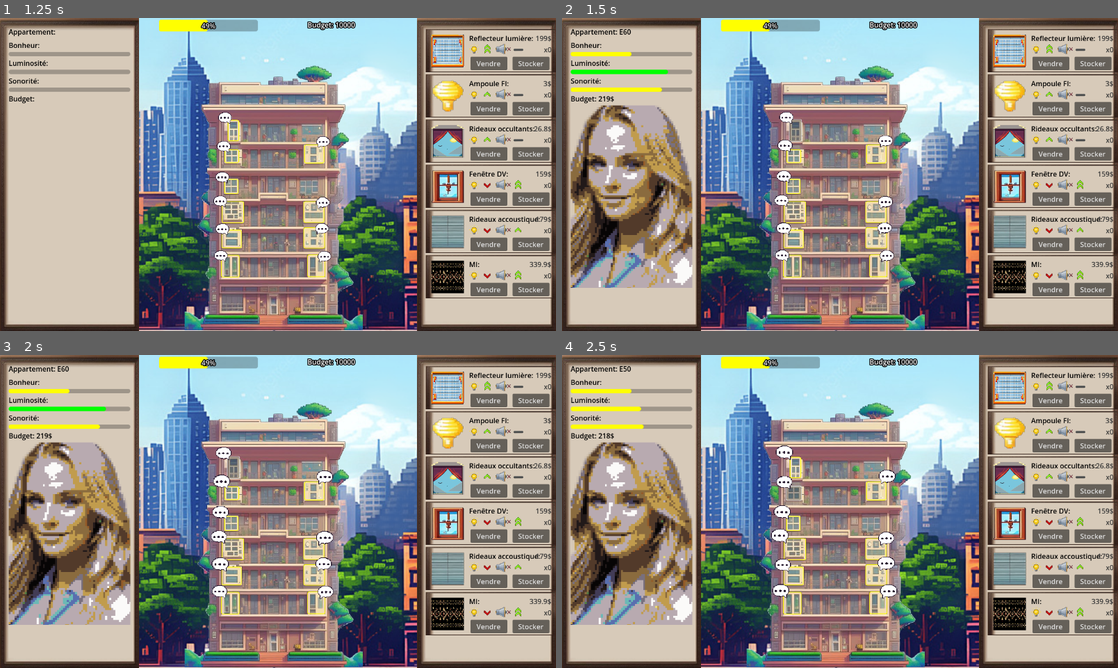
Above: before the commit, frames 1-4 (two rows, left to right).
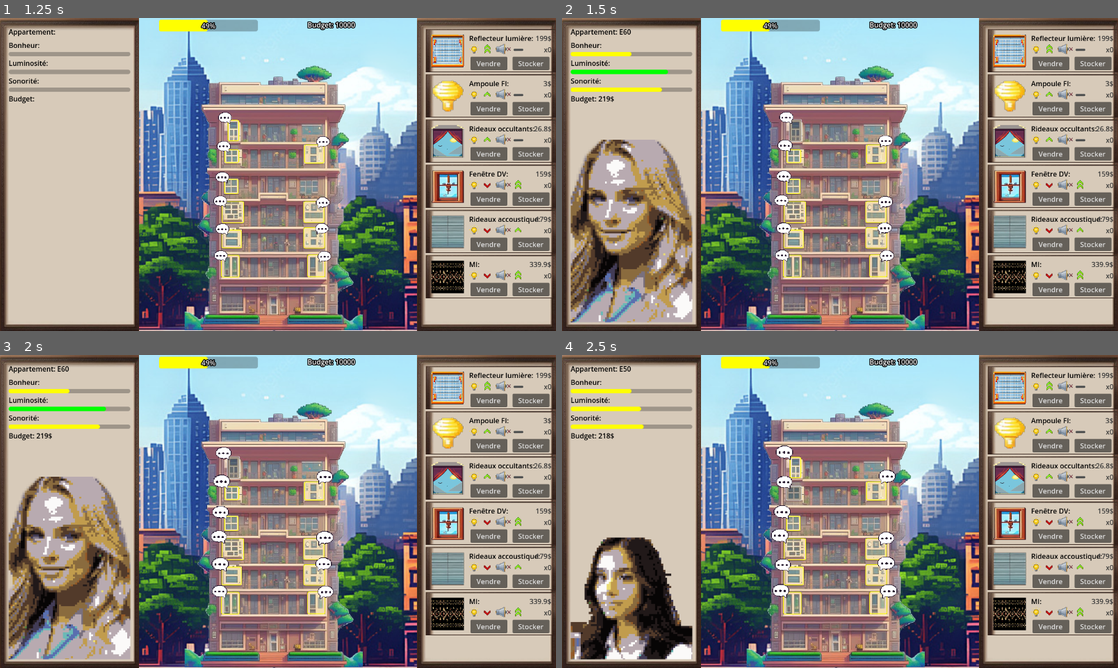
Above: after the commit, the same moments.

Repository: Ranger1986/jeuserieux
Game: Godot game, scene res://Scene/menu.tscn
The game is run twice, just before and just after one commit, with the same random seed, the same clock (stepped at 60 frames per second) and the same inputs.
Inputs (mouse positions are in pixels of both pictures, inside the frame that each line leads up to):
- Up to frame 1 (1.25 s): click "Jouer" at 0.5 s
- Up to frame 2 (1.5 s): click (795, 130) at 1.25 s
- Up to frame 3 (2 s): no input
- Up to frame 4 (2.5 s): click (795, 492) at 2 s

Frame 1 is identical in both runs. In frame 2, 13% of the frame differs, in the area x 1-24%, y 27-98%; in frame 3, 13%; in frame 4, 14%.

Commit message:
add: multiple portraits

Diff:
--- a/Scene/immeuble.tscn
+++ b/Scene/immeuble.tscn
@@ -385,7 +385,7 @@
 offset_top = 163.0
 offset_right = 157.0
 offset_bottom = 224.0
-metadata/Img = "res://Assets/Nat.png"
+metadata/Img = "res://Assets/portrait1.png"
 
 [node name="bulle_texte_E60" type="TextureRect" parent="E60"]
 visible = false
@@ -418,7 +418,7 @@
 offset_top = 248.0
 offset_right = 157.0
 offset_bottom = 287.0
-metadata/Img = "res://Assets/Nat.png"
+metadata/Img = "res://Assets/portrait2.png"
 
 [node name="bulle_texte_E50" type="TextureRect" parent="E50"]
 visible = false
@@ -449,7 +449,7 @@
 offset_top = 234.0
 offset_right = 402.0
 offset_bottom = 288.0
-metadata/Img = "res://Assets/Nat.png"
+metadata/Img = "res://Assets/portrait3.png"
 
 [node name="bulle_texte_E51" type="TextureRect" parent="E51"]
 visible = false
@@ -479,7 +479,7 @@
 offset_top = 333.0
 offset_right = 155.0
 offset_bottom = 376.0
-metadata/Img = "res://Assets/Nat.png"
+metadata/Img = "res://Assets/portrait4.png"
 
 [node name="bulle_texte_E40" type="TextureRect" parent="E40"]
 visible = false
@@ -510,7 +510,7 @@
 offset_top = 397.0
 offset_right = 171.0
 offset_bottom = 460.0
-metadata/Img = "res://Assets/Nat.png"
+metadata/Img = "res://Assets/portrait5.png"
 
 [node name="bulle_texte_E30" type="TextureRect" parent="E30"]
 visible = false
@@ -541,7 +541,7 @@
 offset_top = 397.0
 offset_right = 402.0
 offset_bottom = 459.0
-metadata/Img = "res://Assets/Nat.png"
+metadata/Img = "res://Assets/portrait6.png"
 
 [node name="bulle_texte_E31" type="TextureRect" parent="E31"]
 visible = false
@@ -570,7 +570,7 @@
 offset_top = 479.0
 offset_right = 164.0
 offset_bottom = 532.0
-metadata/Img = "res://Assets/Nat.png"
+metadata/Img = "res://Assets/portrait7.png"
 
 [node name="bulle_texte_E20" type="TextureRect" parent="E20"]
 visible = false
@@ -601,7 +601,7 @@
 offset_top = 472.0
 offset_right = 404.0
 offset_bottom = 533.0
-metadata/Img = "res://Assets/Nat.png"
+metadata/Img = "res://Assets/portrait8.png"
 
 [node name="bulle_texte_E21" type="TextureRect" parent="E21"]
 visible = false
@@ -630,7 +630,7 @@
 offset_top = 551.0
 offset_right = 158.0
 offset_bottom = 616.0
-metadata/Img = "res://Assets/Nat.png"
+metadata/Img = "res://Assets/portrait9.png"
 
 [node name="bulle_texte_E10" type="TextureRect" parent="E10"]
 visible = false
@@ -661,7 +661,7 @@
 offset_top = 550.0
 offset_right = 405.0
 offset_bottom = 615.0
-metadata/Img = "res://Assets/Nat.png"
+metadata/Img = "res://Assets/portrait10.png"
 
 [node name="bulle_texte_E11" type="TextureRect" parent="E11"]
 visible = false
--- a/Scene/main_frame.tscn
+++ b/Scene/main_frame.tscn
@@ -118,7 +118,7 @@
 
 [node name="ImgHab" type="TextureRect" parent="FoyerDisplay/FoyerContainer"]
 layout_mode = 2
-size_flags_vertical = 8
+size_flags_vertical = 10
 expand_mode = 5
 
 [node name="Store" type="TextureRect" parent="."]
Renamed: Assets/Nat.png -> Assets/portrait1.png
Not shown, added: Assets/portrait1.png.import
Binary file added: Assets/portrait10.png
Not shown, added: Assets/portrait10.png.import
Binary file added: Assets/portrait11.png
Not shown, added: Assets/portrait11.png.import
Binary file added: Assets/portrait2.png
Not shown, added: Assets/portrait2.png.import
Binary file added: Assets/portrait3.png
Not shown, added: Assets/portrait3.png.import
Binary file added: Assets/portrait4.png
Not shown, added: Assets/portrait4.png.import
(and 10 more such lines)
